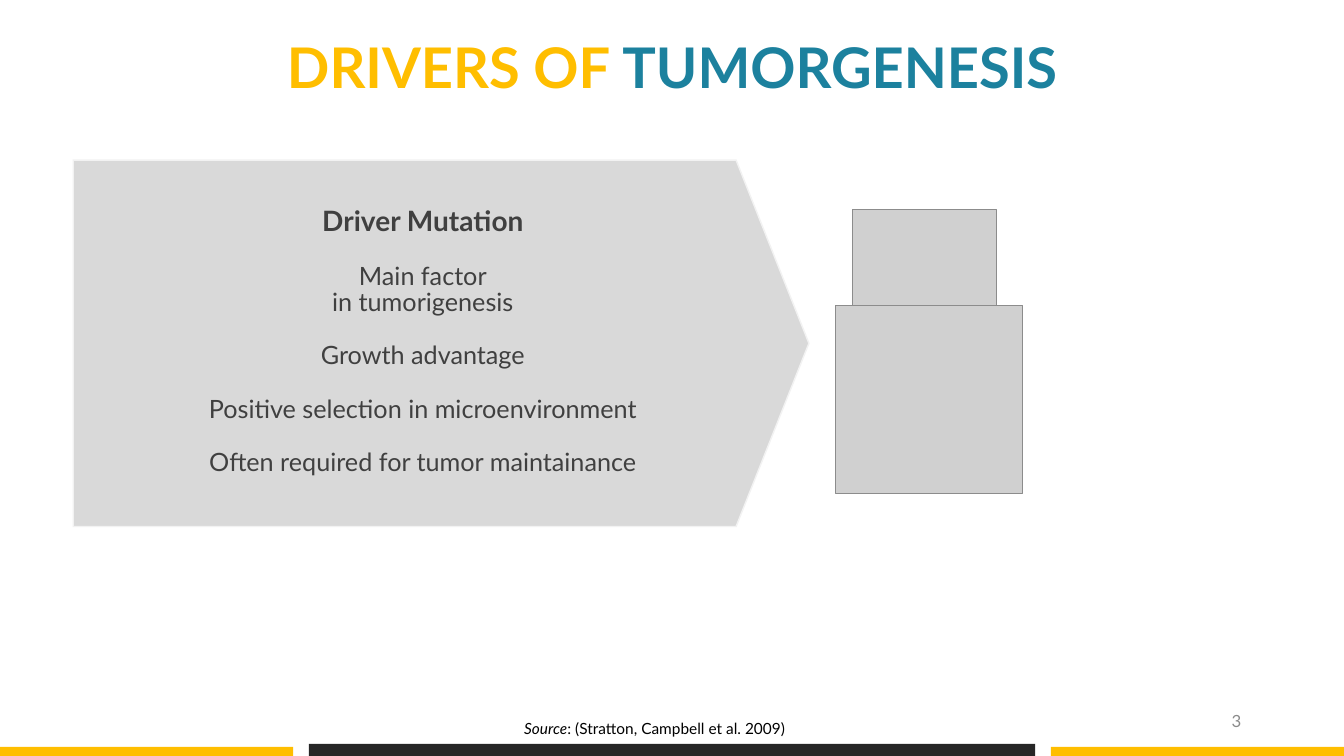
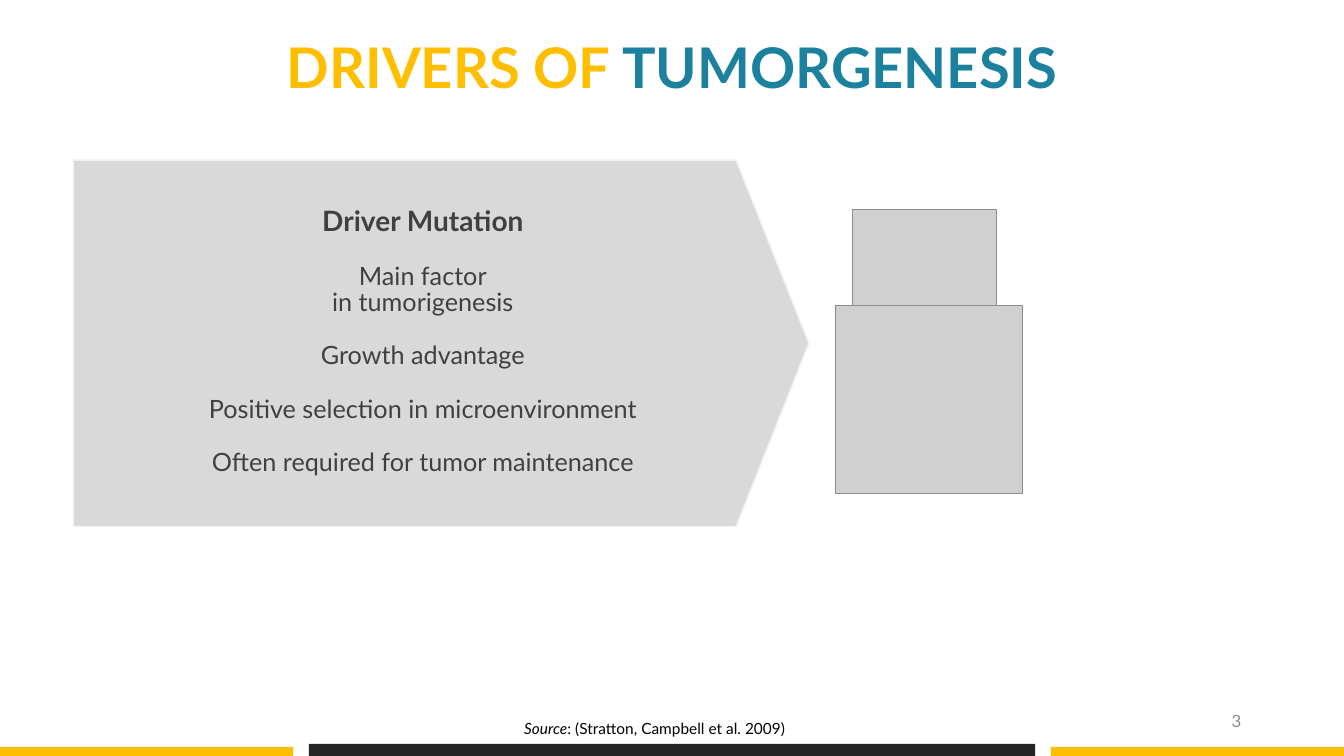
Before and after one commit to datascience-mobi/group-04-project-1-4, a slide deck: slide 3 of Project proposal_presentation_V1.pptx. Drawn at 1344x756 pixels with LibreOffice and Linux fonts; fonts in the diff are those of the drawing; grey boxes stand for pictures. Boxes give left, top, right and bottom in pixels: in the first picture for what was removed or moved away, otherwise in the second. Text is boxed around its words. In the diff, an @@ line names an element or a change of style, - is before the commit and + after.

Commit message:
just corrected a spelling mistake

```diff
--- a/Project proposal_presentation_V1.pptx
+++ b/Project proposal_presentation_V1.pptx
@@ text in pentagon arrow at box(212, 452, 633, 475): text changed @@
-Often required for tumor maintainance
+Often required for tumor maintenance
```
